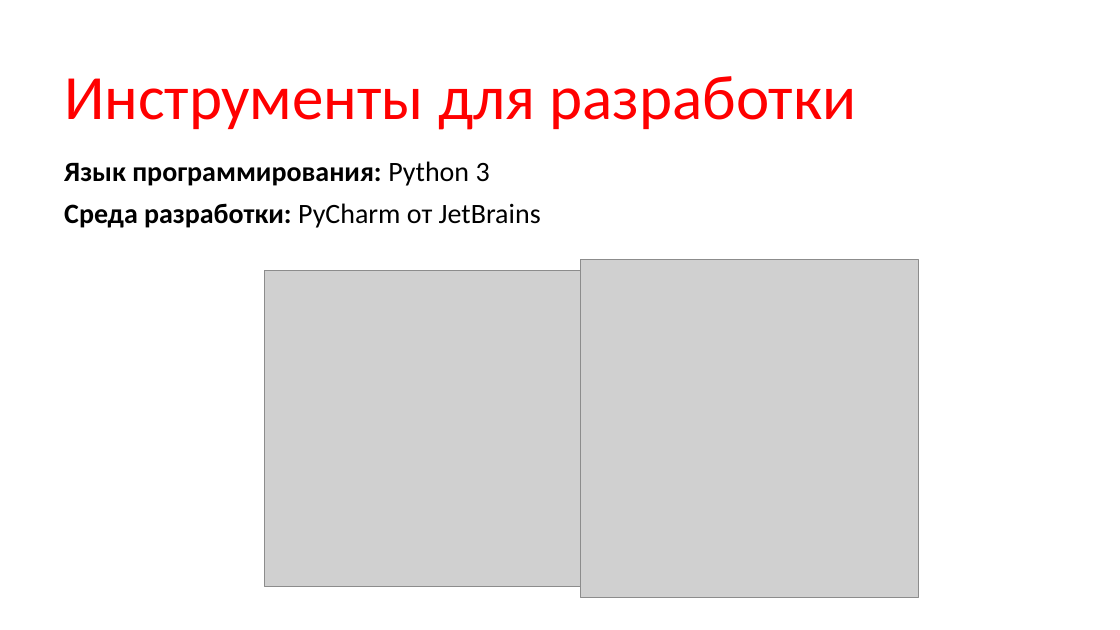
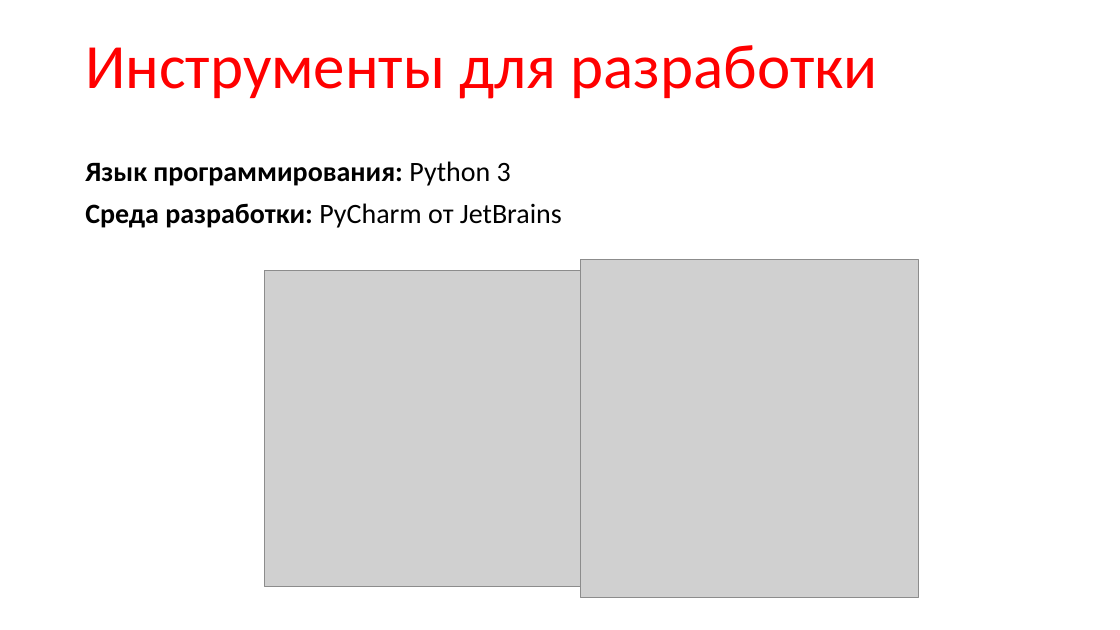
Before and after one commit to prog-kkkmt/p1-17, a slide deck: slide 2 of Курсовой проект/Презентация курсового проекта.pptx. Drawn at 1120x630 pixels with LibreOffice and Linux fonts; fonts in the diff are those of the drawing; grey boxes stand for pictures. Boxes give left, top, right and bottom in pixels: in the first picture for what was removed or moved away, otherwise in the second. Text is boxed around its words. In the diff, an @@ line names an element or a change of style, - is before the commit and + after.

```diff
--- a/Курсовой проект/Презентация курсового проекта.pptx
+++ b/Курсовой проект/Презентация курсового проекта.pptx
@@ title "Инструменты для разработки": place and size @@
-title "Инструменты для разработки" at (64, 76, 856, 130)
+title "Инструменты для разработки" at (85, 45, 878, 99)
@@ text "Язык программирования: Python 3": place and size @@
-text "Язык программирования: Python 3" at (64, 161, 541, 228)
+text "Язык программирования: Python 3" at (85, 161, 562, 228)
```
Also in this commit, not shown: 5 other slides changed, 2 other files.
